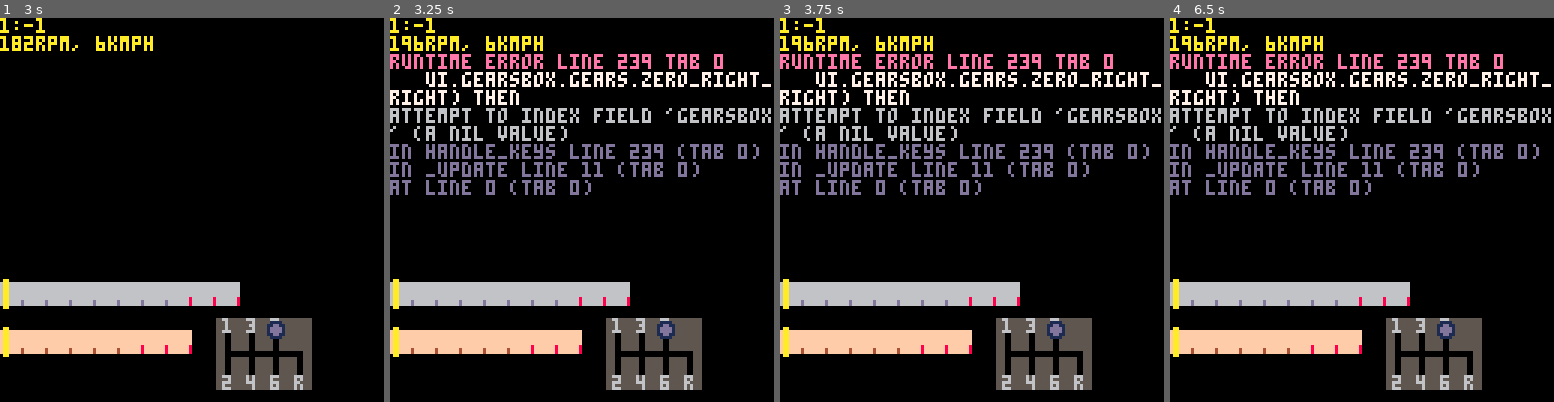
Above: before the commit, frames 1-4 (left to right).
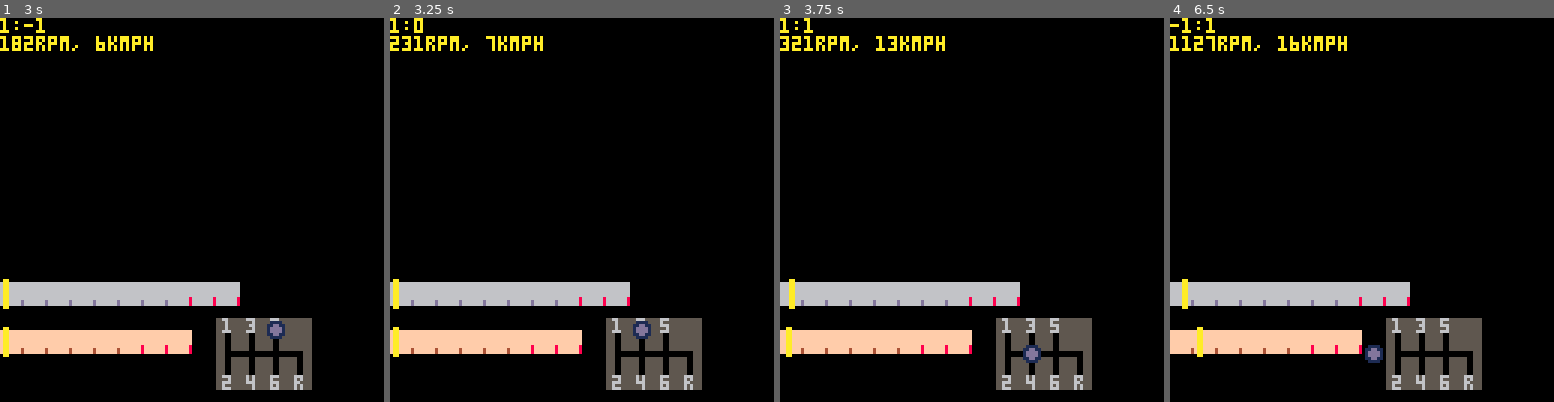
Above: after the commit, the same moments.

Repository: VedVid/PICOdrag
Game: PICO-8 cartridge picodrag.p8
Two runs of this game, one before a commit and one after it. Both use one fixed random seed, a clock stepped at 60 frames per second and the inputs below.
Inputs:
- Up to frame 1 (3 s): hold Right 1.6-2.1 s; hold Up 2.15-2.42 s; hold Right from 2.47 s (still down)
- Up to frame 2 (3.25 s): release Right at 3.03 s; hold Left from 3.08 s (still down)
- Up to frame 3 (3.75 s): release Left at 3.58 s; hold Down from 3.63 s (still down)
- Up to frame 4 (6.5 s): release Down at 3.97 s; hold Right 4.02-4.68 s; hold Up 4.73-5.03 s; hold Left 5.08-5.68 s; hold Down 5.73-6.03 s; hold Right from 6.08 s (still down)

Frame 1 is identical in both runs. In frame 2, 9.7% of the frame differs, in the area x 0-100%, y 0-84%; in frame 3, 10%; in frame 4, 11%, in the area x 0-100%, y 0-90%.
Error before the commit: runtime error line 239 tab 0; ui.gearsbox.gears.zero_right_right) then; attempt to index field 'gearsbox' (a nil value)

Commit message:
Yay, now player can go from zero_right to zero_right_right!

Diff:
--- a/picodrag.p8
+++ b/picodrag.p8
@@ -239,7 +239,7 @@
    ui.gearbox.gears.zero_right then
    ngear = ui.gearbox.gears.zero_middle
   elseif (car.gears_data[6] and
-   ui.gearsbox.gears.zero_right_right) then
+   ui.gearbox.gears.zero_right_right) then
    ngear = ui.gearbox.gears.zero_right
   end
  elseif btnp(1) then
@@ -250,9 +250,9 @@
   elseif cgear ==
    ui.gearbox.gears.zero_middle then
    ngear = ui.gearbox.gears.zero_right
-  elseif (car.gears_data[6] and
-   ui.gearbox.gears.zero_right) then
-   ngear = ui.gearbox.zero_right_right
+  elseif cgear ==
+   ui.gearbox.gears.zero_right then
+   ngear = ui.gearbox.gears.zero_right_right
   end
  elseif btnp(2) then
   dir = {0,-1}
